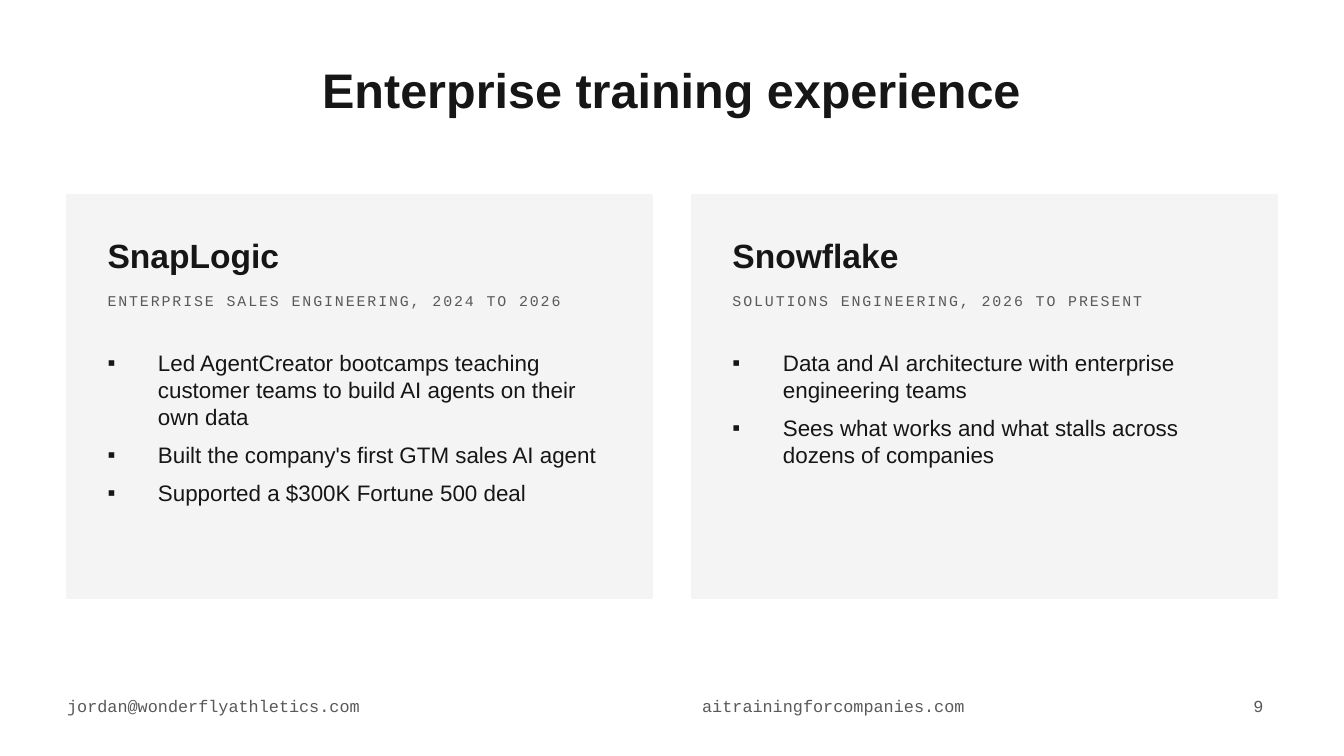
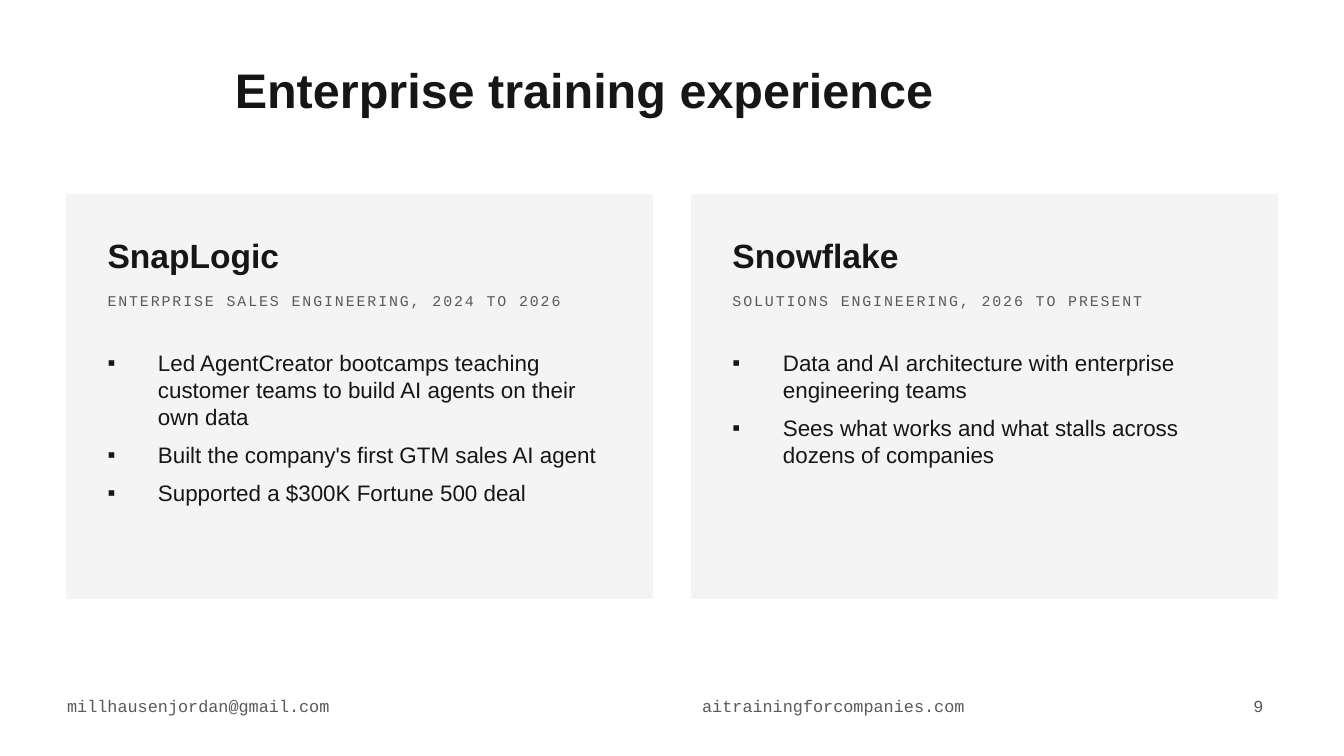
Before and after one commit to wonderfly123/ai-training-for-companies, a slide deck: slide 9 of docs/deck/AI-Training-For-Companies.pptx. Drawn at 1344x756 pixels with LibreOffice and Linux fonts; fonts in the diff are those of the drawing. Boxes give left, top, right and bottom in pixels: in the first picture for what was removed or moved away, otherwise in the second. Text is boxed around its words. In the diff, an @@ line names an element or a change of style, - is before the commit and + after.

```diff
--- a/docs/deck/AI-Training-For-Companies.pptx
+++ b/docs/deck/AI-Training-For-Companies.pptx
@@ title "Enterprise training experience": place and size @@
-title "Enterprise training experience" at (322,73,1021,118)
+title "Enterprise training experience" at (235,73,934,118)
@@ text at (67,700,329,716): text changed @@
-jordan@wonderflyathletics.com
+millhausenjordan@gmail.com
```
Also in this commit, not shown: 12 other slides changed, 6 other files.
